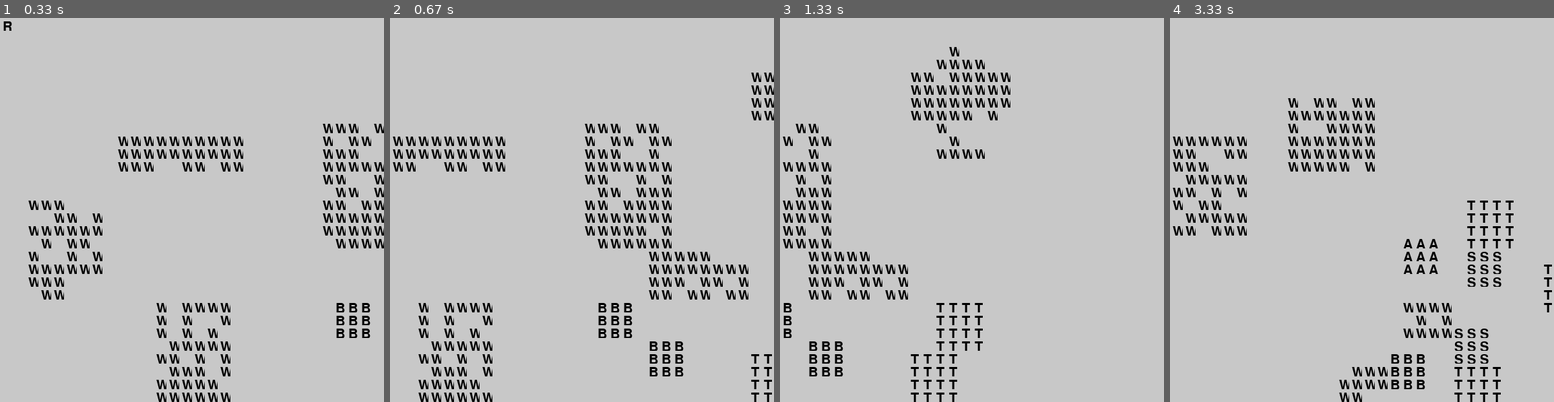
Above: before the commit, frames 1-4 (left to right).
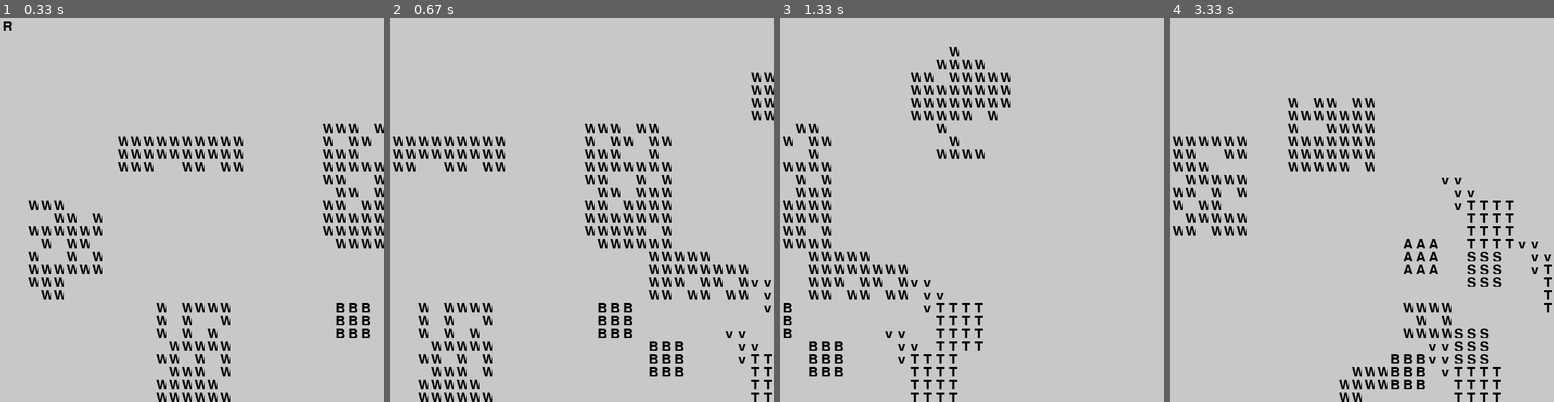
Above: after the commit, the same moments.

Repository: vstadle/AIge-of-EmpAIres
Game: pygame game, started from src/main.py
Two runs of this game, one before a commit and one after it. Both use one fixed random seed, a clock stepped at 60 frames per second and the inputs below.
Inputs:
- Up to frame 1 (0.33 s): no input
- Up to frame 2 (0.67 s): hold D from 0.33 s (still down)
- Up to frame 3 (1.33 s): release D at 0.8 s; hold D 0.83-1.3 s
- Up to frame 4 (3.33 s): hold S 1.33-1.63 s; hold D 1.67-2.3 s; hold S 2.33-2.7 s; hold D 2.73-3.2 s; hold D from 3.23 s (still down); tap Z at 3.3 s

Frame 1 is identical in both runs. In frame 2, 0.2% of the frame differs, in the area x 87-100%, y 68-90%; in frame 3, 0.2%; in frame 4, 0.3%, in the area x 67-100%, y 41-94%.

Commit message:
Ajout de la fonction pour placer les unités à l'initialisation

Diff:
--- a/src/controller/ControllerPlayer.py
+++ b/src/controller/ControllerPlayer.py
@@ -209,7 +209,7 @@
 
     def addBuilding(self, building,x,y):
         if self.player.canAffordBuilding(building):
-            print("Le joueur peut construire le batiment")
+            print(building, " add to building queue")
             self.player.removeResourcesForBuilding(building)
             self.player.getBuildingQueue().append({"building": building, "player": self.player, "start_time": time.time(), "x": x, "y": y})
 
@@ -231,7 +231,7 @@
                     for j in range(building.getSizeMap()):
                         if(not self.cmap.is_free(x+i, y+j)):
                             print(x+i, y+j)
-                            print("Erreur de placement du batiment" , building, player)
+                            print("Error  with building placement : ", building)
                             is_free = False
                             break
                     if(not is_free):
@@ -243,18 +243,37 @@
                     building.setX(x)
                     building.setY(y)
                     self.player.getBuildingQueue().remove(item)
-                    print("Le batiment est placé")
+                    print(building, " is placed")
                 else:
                     print()
                     #print("Erreur de placement du batiment" , building, player)
 
-    def addUnitInitialize(self, unit):
-        self.player.addUnit(unit)
-        self.cmap.addUnits(unit, self, self.player.getBuildings()[0])
+    def addUnitInitialize(self, unit, building):
+        x = building.getX()
+        y = building.getY()
+
+        placed = False
+        layer = 1
+
+        while not placed :
+
+            for dx in range(-layer, layer, + 1):
+                for dy in range(-layer, layer, + 1):
+                    if abs(dx) == layer or abs(dy) == layer:
+                        nx, ny = x + dx, y + dy
+                        if self.cmap.map.is_free(nx,ny):
+                            self.cmap.map.addUnits(unit, nx, ny)
+                            self.player.addUnit(unit)
+                            placed = True
+                            break
+                if placed:
+                    break
+            if not placed:
+                layer += 1
 
     def addUnit(self,unit, player, building):
         start_time = time.time()
-        print("Ajout d'une unité à la file d'attente")
+        print(unit, " add to training queue")
         self.player.getTrainingQueue().append({"unit": unit, "player": player, "start_time": start_time, "building": building})
 
     def update_training(self):
@@ -281,10 +300,10 @@
                             if abs(dx) == layer or abs(dy) == layer:
                                 nx, ny = x + dx, y + dy
                                 if self.cmap.map.is_free(nx,ny):
-                                    print("Le villageois est placé")
                                     self.cmap.map.addUnits(unit, nx, ny)
                                     self.player.addUnit(unit)
                                     placed = True
+                                    print(unit , " is placed")
                                     break
                         if placed:
                             break
@@ -297,7 +316,6 @@
     def trainVillager(self, building):
         villager = Villager()
         if self.player.canAffordUnit(villager):
-            print("Le joueur peut entrainer un villageois")
             self.player.removeResourcesForUnit(villager)
             self.addUnit(villager, self.player, building)
             return 0
--- a/src/controller/UIHandler.py
+++ b/src/controller/UIHandler.py
@@ -56,9 +56,9 @@
             for cplayer in self.lstPlayers:
                 cplayer.initializeTownCenter(2)
                 for t in range(5):
-                    cplayer.trainVillager(cplayer.getPlayer().getBuildings()[0])
-                    cplayer.trainVillager(cplayer.getPlayer().getBuildings()[1])
-                    cplayer.trainVillager(cplayer.getPlayer().getBuildings()[2])
+                    cplayer.addUnitInitialize(Villager(), cplayer.getPlayer().getBuildings()[0])
+                    cplayer.addUnitInitialize(Villager(), cplayer.getPlayer().getBuildings()[1])
+                    cplayer.addUnitInitialize(Villager(), cplayer.getPlayer().getBuildings()[2])
 
             self.lstPlayers[0].addBuilding(Farm(), 10, 10)
 
